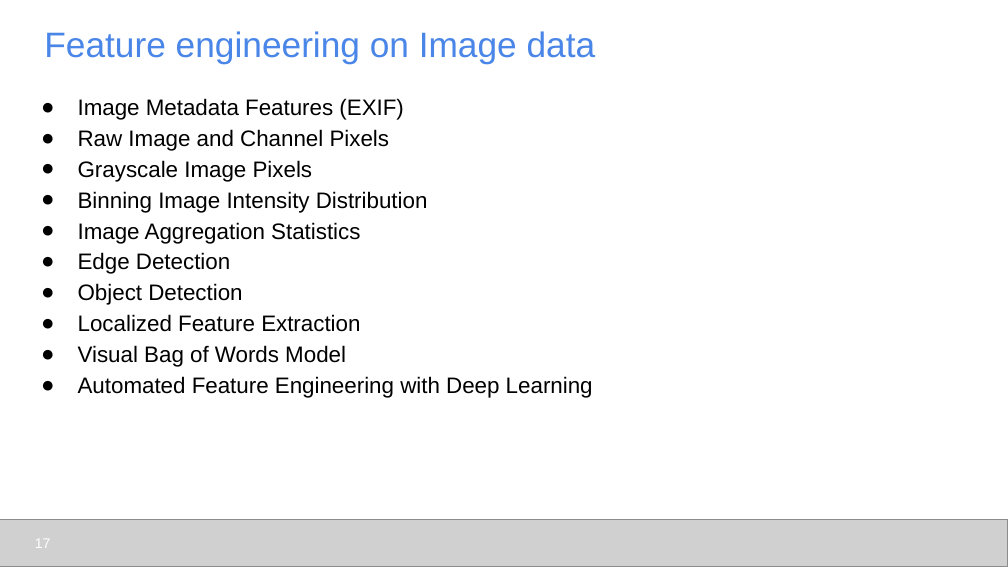
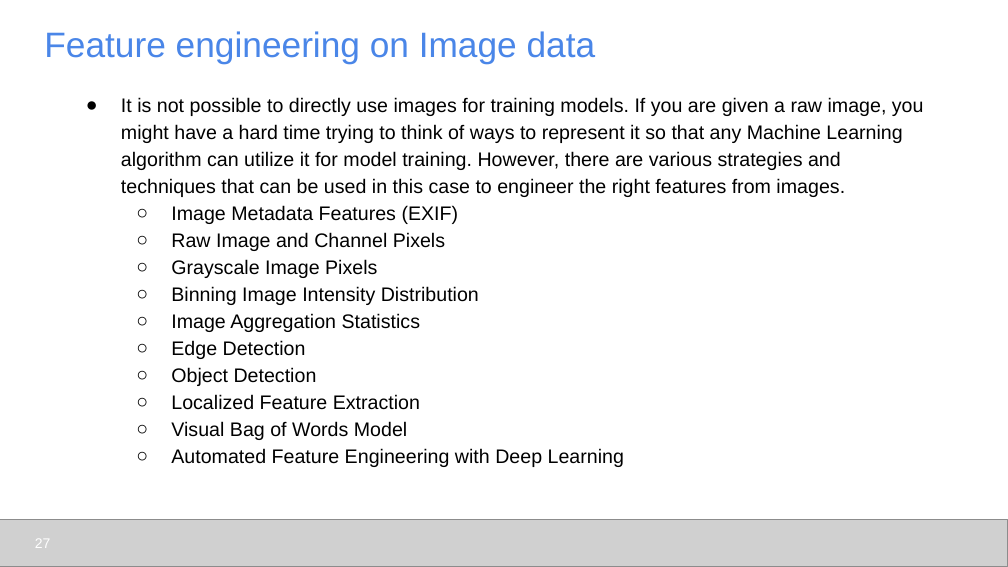
Before and after one commit to udel-cbcb/al_ml_workshop, a slide deck: slide 27 of Day_3/Lectures/Day_3_Lecture_Feature_Engineering_Scaling_Selection.pptx (slide 17 before the commit). Drawn at 1008x567 pixels with LibreOffice and Linux fonts; fonts in the diff are those of the drawing; grey boxes stand for pictures. Boxes give left, top, right and bottom in pixels: in the first picture for what was removed or moved away, otherwise in the second. Text is boxed around its words. In the diff, an @@ line names an element or a change of style, - is before the commit and + after.

```diff
--- a/Day_3/Lectures/Day_3_Lecture_Feature_Engineering_Scaling_Selection.pptx
+++ b/Day_3/Lectures/Day_3_Lecture_Feature_Engineering_Scaling_Selection.pptx
@@ text "It is not possible to ...": place and size @@
-text "It is not possible to ..." at box(78, 98, 593, 398)
+text "It is not possible to ..." at box(121, 97, 924, 467)
@@ text at box(121, 97, 924, 197): paragraph added @@
+● It is not possible to directly use images for training models. If you are given a raw image, you might have a hard time trying to think of ways to represent it so that any Machine Learning algorithm can utilize it for model training. However, there are various strategies and techniques that can be used in this case to engineer the right features from images.
@@ text at box(171, 205, 624, 467): size 16 to 14 pt in "Image Metadata Features (EXIF)", "Raw Image and Channel Pixels", "Grayscale Image Pixels", "Binning Image Intensity Distribution" and 6 more places; bullet ● to ○; list level 1 to 2 in "Image Metadata Features (EXIF)"; list level 1 to 2 in "Raw Image and Channel Pixels"; list level 1 to 2 in "Grayscale Image Pixels"; list level 1 to 2 in "Binning Image Intensity Distribution"; list level 1 to 2 in "Image Aggregation Statistics"; list level 1 to 2 in "Edge Detection"; list level 1 to 2 in "Object Detection"; list level 1 to 2 in "Localized Feature Extraction"; list level 1 to 2 in "Visual Bag of Words Model"; list level 1 to 2 in "Automated Feature Engineering with Deep ..." @@
@@ page number at box(35, 539, 51, 548): text changed @@
-17
+27
```
Also in this commit, not shown: 13 other slides changed, 11 slides added, 4 slides removed, 8 other files.
